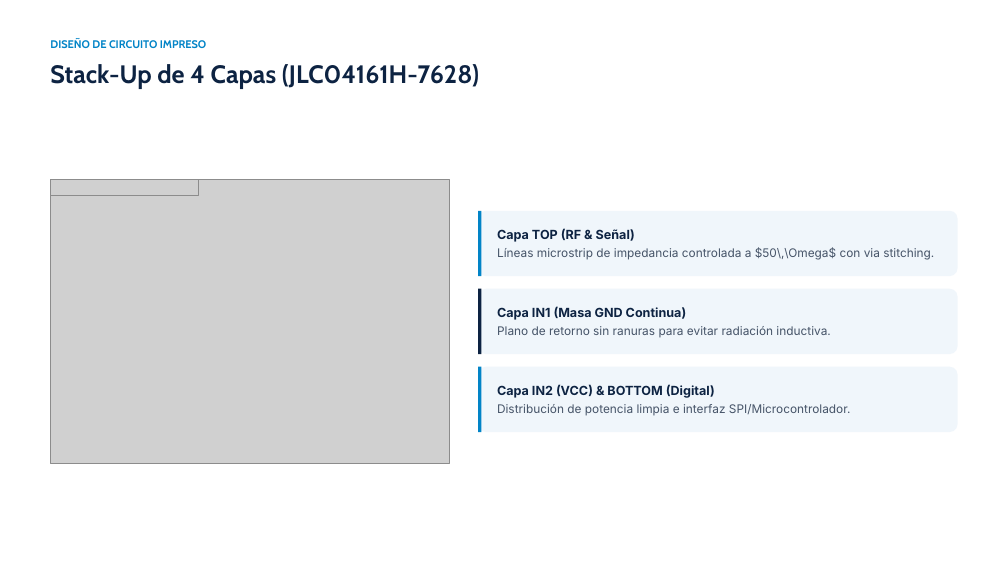
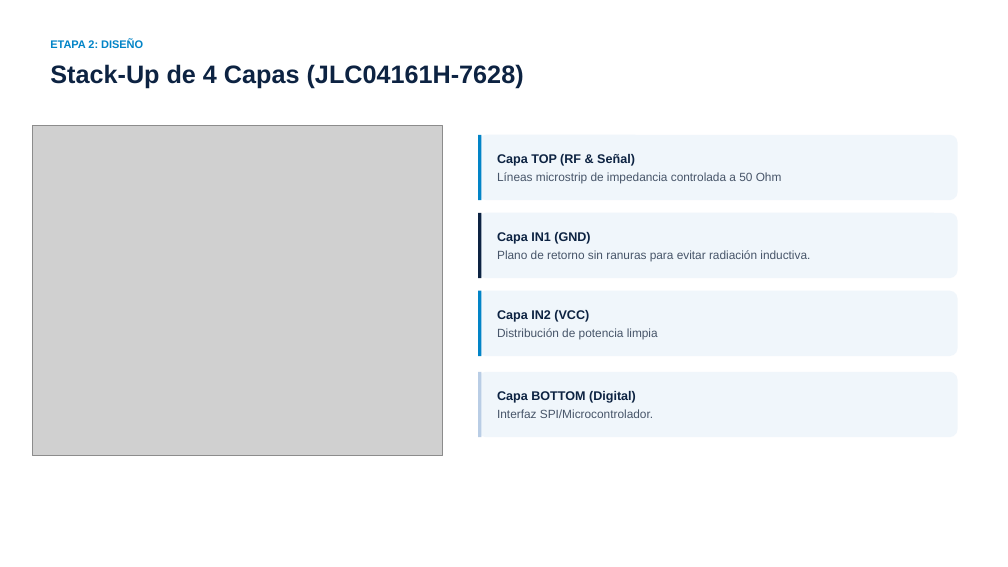
Before and after one commit to marian1911/CUBESAT_Transponder, a slide deck: slide 39 of PI/Presentacion/Presentación de Tesis - Transponder CubeSat.pptx (slide 34 before the commit). Drawn at 1008x567 pixels with LibreOffice and Linux fonts; fonts in the diff are those of the drawing; grey boxes stand for pictures. Boxes give left, top, right and bottom in pixels: in the first picture for what was removed or moved away, otherwise in the second. Text is boxed around its words. In the diff, an @@ line names an element or a change of style, - is before the commit and + after.

```diff
--- a/PI/Presentacion/Presentación de Tesis - Transponder CubeSat.pptx
+++ b/PI/Presentacion/Presentación de Tesis - Transponder CubeSat.pptx
@@ text "Stack-Up de 4 Capas (JLC04161H-7628)" at (50, 64, 524, 89): font Cabin to Arial @@
@@ text at (50, 40, 143, 51): text changed; font Cabin to Arial @@
-DISEÑO DE CIRCUITO IMPRESO
+ETAPA 2: DISEÑO
@@ picture: place and size @@
-picture at (51, 180, 450, 464)
+picture at (32, 126, 442, 456)
@@ text "Capa TOP (RF & Señal)": place and size @@
-text "Capa TOP (RF & Señal)" at (497, 228, 635, 242)
+text "Capa TOP (RF & Señal)" at (497, 154, 635, 166)
@@ text "Capa TOP (RF & Señal)" at (497, 154, 635, 166): font Inter to Arial @@
@@ text at (497, 172, 782, 184): text changed; font Inter to Arial @@
-Líneas microstrip de impedancia controlada a $50\,\Omega$ con via stitching.
+Líneas microstrip de impedancia controlada a 50 Ohm
@@ picture removed at (51, 180, 199, 196) @@
@@ 3 rounded rectangles, 3 rectangles: place and size @@
-3 rounded rectangles, 3 rectangles at (479, 211, 958, 432)
+3 rounded rectangles, 3 rectangles at (479, 135, 958, 356)
@@ text at (497, 232, 590, 244): text changed; font Inter to Arial @@
-Capa IN1 (Masa GND Continua)
+Capa IN1 (GND)
@@ text "Plano de retorno sin ranuras ..." at (497, 250, 810, 261): font Inter to Arial @@
@@ text "Plano de retorno sin ranuras ...": place and size @@
-text "Plano de retorno sin ranuras ..." at (497, 326, 830, 338)
+text "Plano de retorno sin ranuras ..." at (497, 250, 810, 261)
@@ text at (497, 310, 589, 322): text changed; font Inter to Arial @@
-Capa IN2 (VCC) & BOTTOM (Digital)
+Capa IN2 (VCC)
@@ text at (497, 328, 658, 339): text changed; font Inter to Arial @@
-Distribución de potencia limpia e interfaz SPI/Microcontrolador.
+Distribución de potencia limpia
@@ rounded rectangle added at (479, 372, 958, 437), fill #F0F6FB @@
@@ rectangle added at (479, 372, 482, 437), fill #B9CDE5 @@
@@ text added at (497, 391, 636, 403), 12 pt, text #0D2342, bold @@
+Capa BOTTOM (Digital)
@@ text added at (497, 409, 653, 418), 11.2 pt, text #475569 @@
+Interfaz SPI/Microcontrolador.
```
Also in this commit, not shown: 31 other slides changed, 14 slides added, 4 slides removed, 16 other files.
